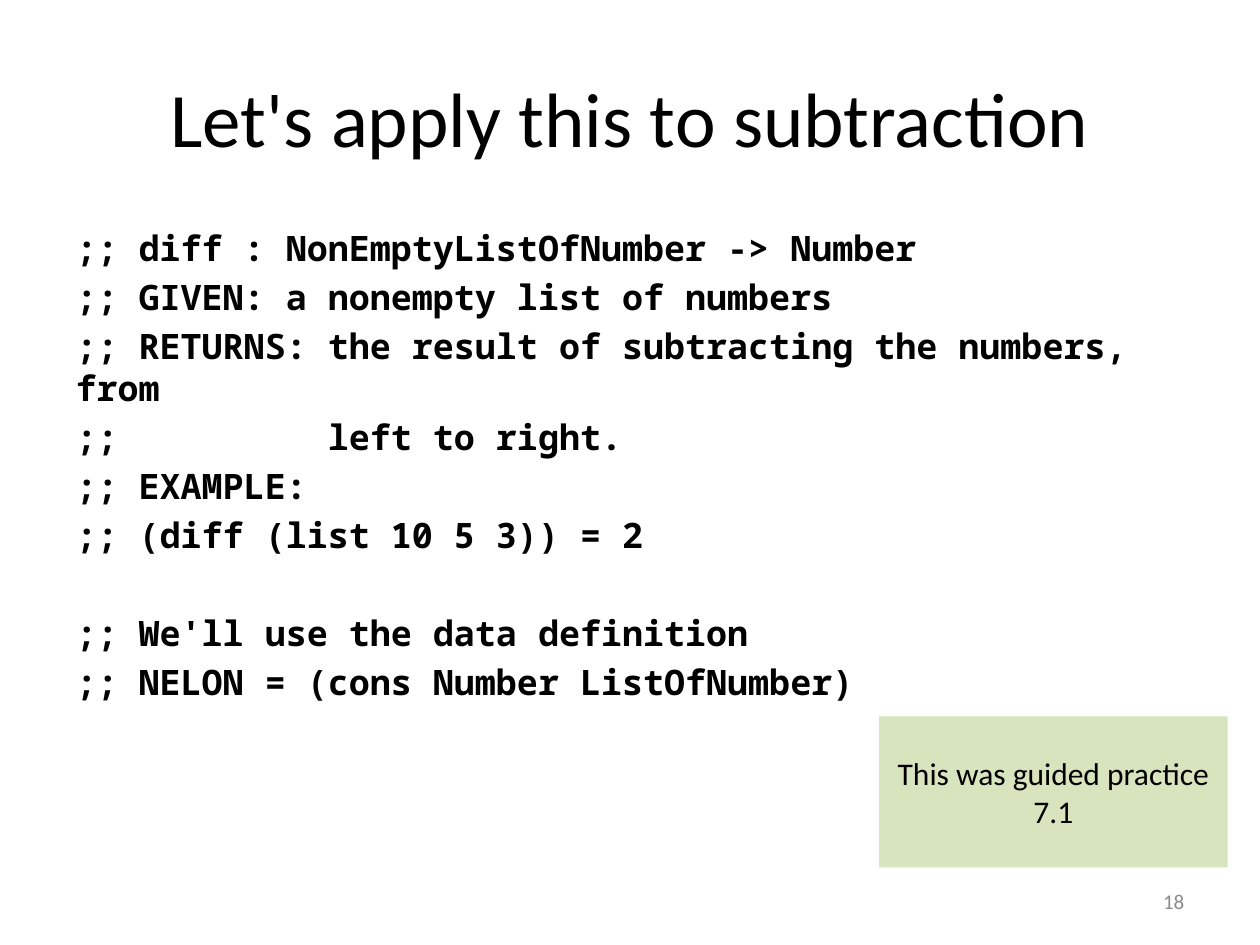
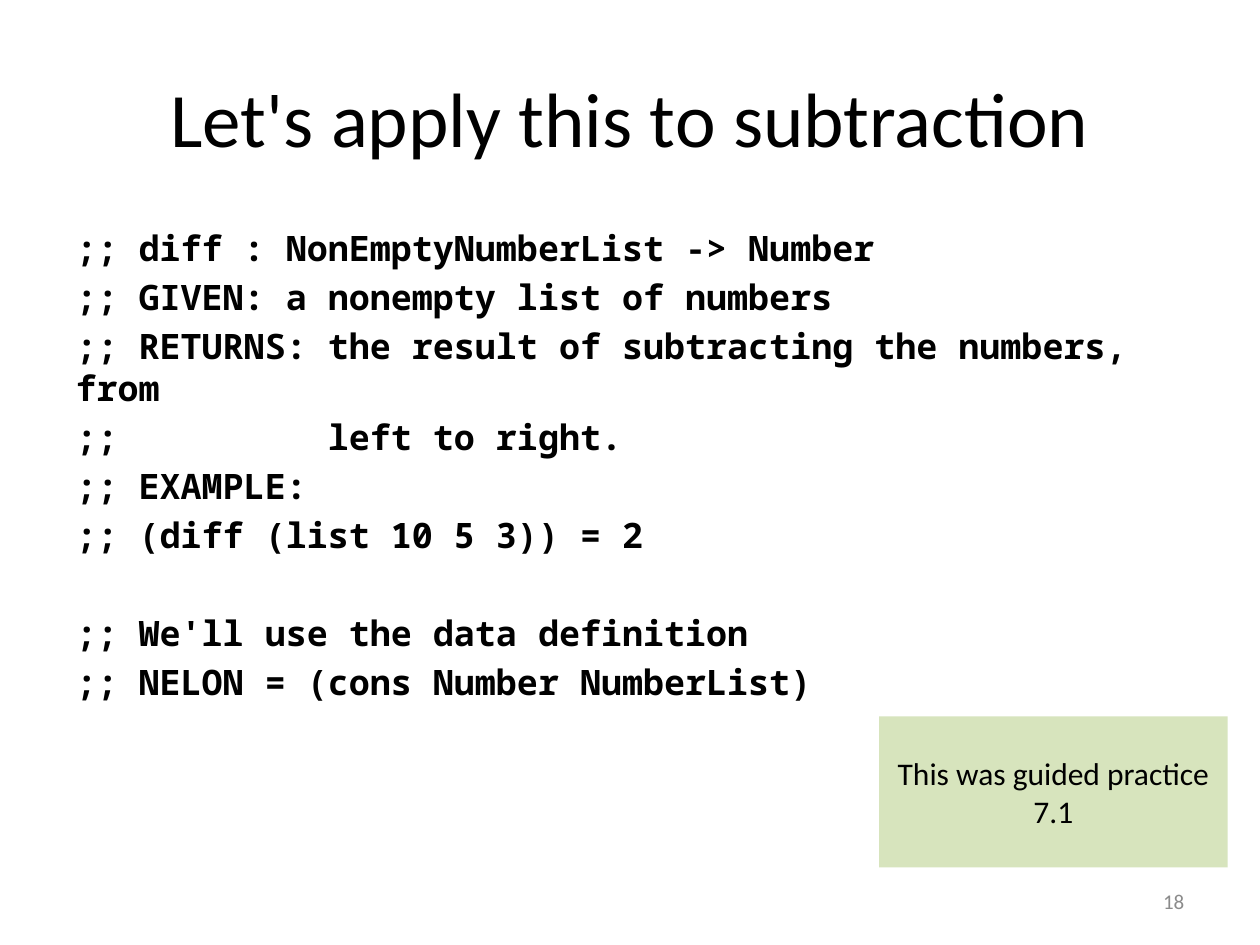
Before and after one commit to mwand/cs5010f17, a slide deck: slide 18 of Slides/Lesson 7.5 Foldr and Foldl.pptx. Drawn at 1260x945 pixels with LibreOffice and Linux fonts; fonts in the diff are those of the drawing. Boxes give left, top, right and bottom in pixels: in the first picture for what was removed or moved away, otherwise in the second. Text is boxed around its words. In the diff, an @@ line names an element or a change of style, - is before the commit and + after.

```diff
--- a/Slides/Lesson 7.5 Foldr and Foldl.pptx
+++ b/Slides/Lesson 7.5 Foldr and Foldl.pptx
@@ text at (139, 234, 874, 270): text changed @@
-;; diff : NonEmptyListOfNumber -> Number
+;; diff : NonEmptyNumberList -> Number
@@ text at (139, 668, 811, 701): text changed @@
-;; NELON = (cons Number ListOfNumber)
+;; NELON = (cons Number NumberList)
```
Also in this commit, not shown: 5 other slides changed, 14 other files.
